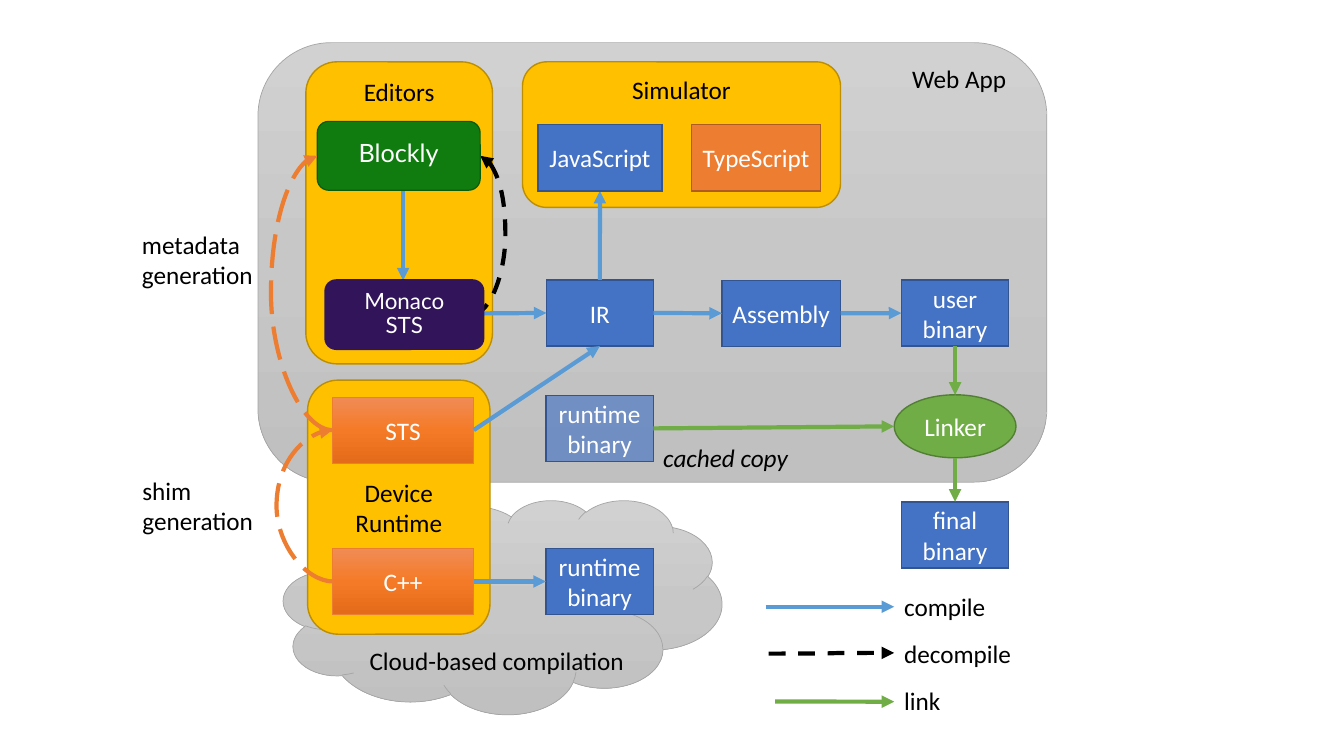
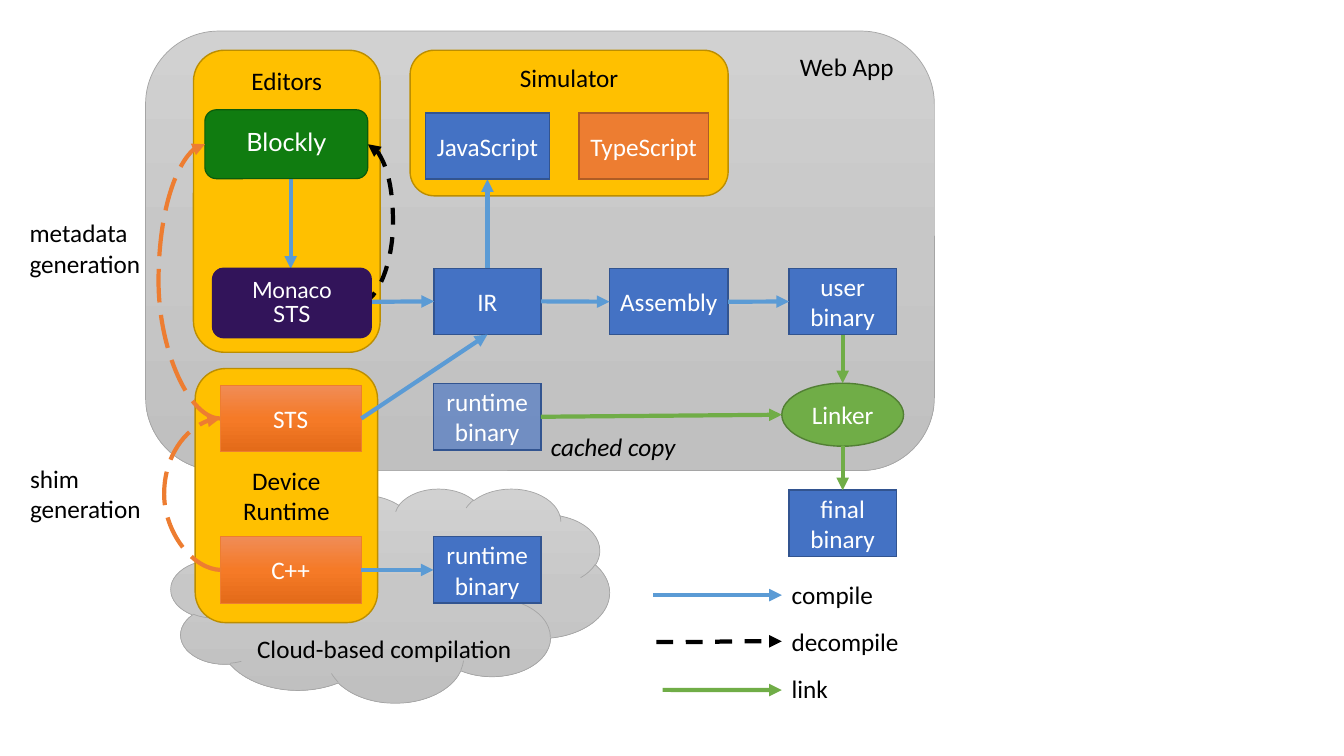
Before and after one commit to microsoft/pxt, a slide deck: slide 1 of papers/tr2017/diagrams.pptx. Drawn at 1344x756 pixels with LibreOffice and Linux fonts; fonts in the diff are those of the drawing. Boxes give left, top, right and bottom in pixels: in the first picture for what was removed or moved away, otherwise in the second. Text is boxed around its words. In the diff, an @@ line names an element or a change of style, - is before the commit and + after.

```diff
--- a/papers/tr2017/diagrams.pptx
+++ b/papers/tr2017/diagrams.pptx
@@ 2 arrows, 1 text: place and size @@
-2 arrows, 1 text at bbox=[474, 314, 940, 710]
+2 arrows, 1 text at bbox=[362, 301, 828, 698]
@@ arrow moved from (841, 314) - (901, 314) to (728, 301) - (789, 301) @@
@@ curved arrow moved from (334, 582) - (333, 431) to (222, 570) - (220, 418) @@
@@ 5 rectangles, 5 arrows, 3 rounded rectangles, 2 texts, 2 curved arrows: place and size @@
-5 rectangles, 5 arrows, 3 rounded rectangles, 2 texts, 2 curved arrows at bbox=[142, 42, 1048, 702]
+5 rectangles, 5 arrows, 3 rounded rectangles, 2 texts, 2 curved arrows at bbox=[30, 31, 935, 691]
@@ 6 rectangles, 5 texts, 4 arrows, 3 rounded rectangles, 1 ellipse, 1 cloud, 1 curved arrow: place and size @@
-6 rectangles, 5 texts, 4 arrows, 3 rounded rectangles, 1 ellipse, 1 cloud, 1 curved arrow at bbox=[142, 62, 1016, 714]
+6 rectangles, 5 texts, 4 arrows, 3 rounded rectangles, 1 ellipse, 1 cloud, 1 curved arrow at bbox=[30, 50, 904, 703]
```
Also in this commit, not shown: 1 other slide changed, 2 other files.
